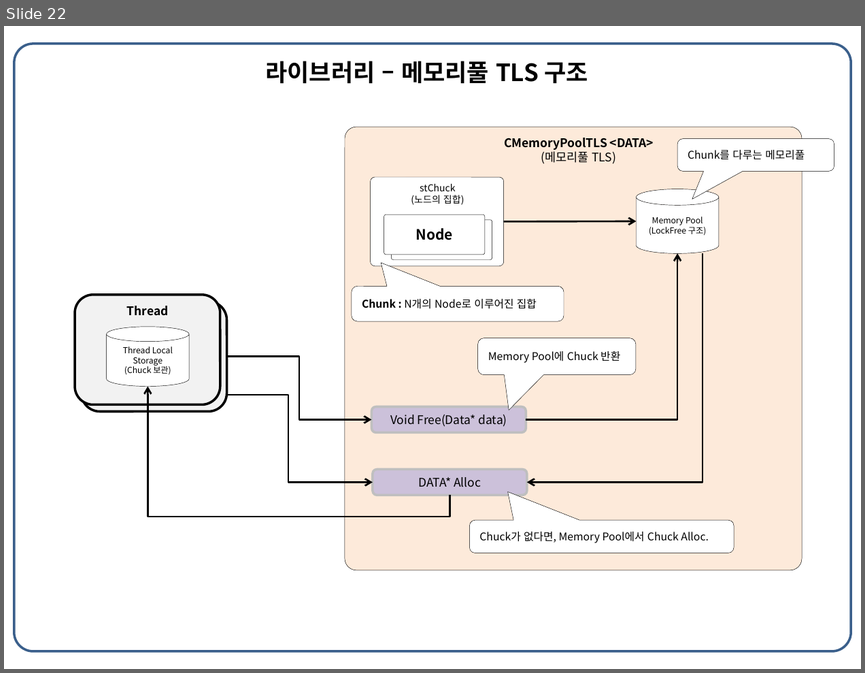
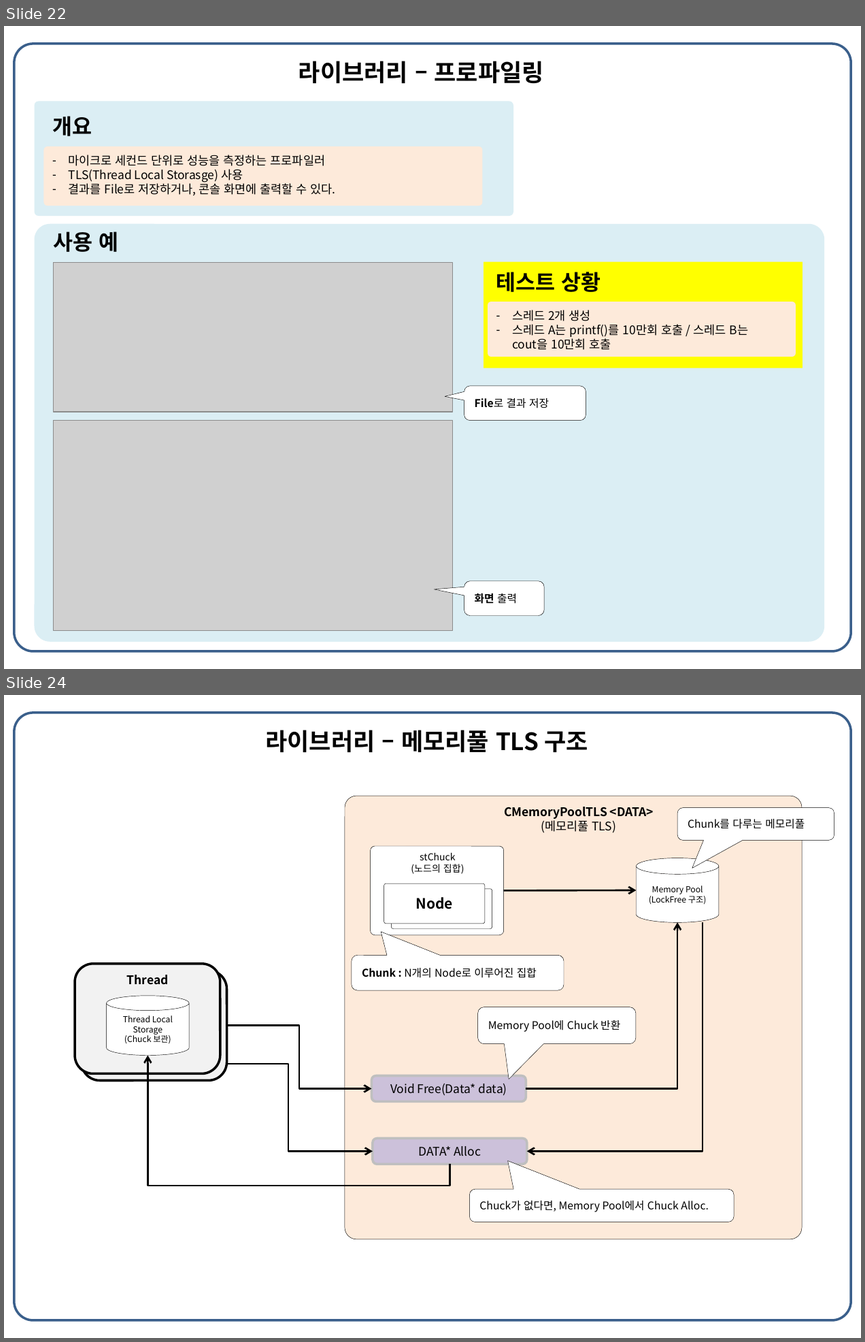
Before and after one commit to Buchen-Apple/MyCode, a slide deck: _포트폴리오/최종/포트폴리오_신버전_송진규.pptx. Shown one above the other, each under a label of ours: slide 22 before the commit, slides 22 and 24 after it; the slides between them are not shown. The pictures are 865x673 and 865x1342 pixels, drawn with LibreOffice and Linux fonts; fonts in the diff are those of the drawing; grey boxes stand for pictures. Boxes give left, top, right and bottom in pixels: in the first picture for what was removed or moved away, otherwise in the second. Text is boxed around its words. In the diff, an @@ line names an element or a change of style, - is before the commit and + after.

```diff
--- a/_포트폴리오/최종/포트폴리오_신버전_송진규.pptx
+++ b/_포트폴리오/최종/포트폴리오_신버전_송진규.pptx
@@ slide 22 added at (4, 26, 861, 669), background #FFFFFF @@
@@ rounded rectangle added at (14, 44, 851, 652), outline #3A5F8C 2 pt @@
@@ text added at (298, 61, 544, 83), 20 pt, text #000000, bold @@
+라이브러리 – 프로파일링
@@ rounded rectangle added at (34, 101, 513, 216), fill #DBEEF4 @@
@@ text added at (52, 116, 335, 195), 10 pt, text #000000 @@
+개요
+– 마이크로 세컨드 단위로 성능을 측정하는 프로파일러
+– TLS(Thread Local Storasge) 사용
+– 결과를 File로 저장하거나, 콘솔 화면에 출력할 수 있다.
@@ rounded rectangle added at (43, 147, 482, 206), fill #FDEADA @@
@@ rounded rectangle added at (34, 224, 824, 641), fill #DBEEF4 @@
@@ text added at (53, 231, 118, 252), 18 pt, text #000000, bold @@
+사용 예
@@ picture added at (54, 263, 453, 412) @@
@@ rectangle added at (484, 261, 802, 368), fill #FFFF00 @@
@@ text added at (496, 271, 749, 350), 10 pt, text #000000 @@
+테스트 상황
+– 스레드 2개 생성
+– 스레드 A는 printf()를 10만회 호출 / 스레드 B는 cout을 10만회 호출
@@ rounded rectangle added at (487, 302, 795, 356), fill #FDEADA @@
@@ rounded speech box added at (464, 386, 586, 420), fill #FFFFFF, outline #000000 0.25 pt, 9 pt, text #000000 @@
+File로 결과 저장
@@ picture added at (54, 420, 453, 630) @@
@@ rounded speech box added at (464, 580, 544, 615), fill #FFFFFF, outline #000000 0.25 pt, 9 pt, text #000000, bold @@
+화면 출력
@@ what was slide 22 is now slide 24 @@
```
Also in this commit, not shown: 10 slides changed, 2 other slides added, 1 slide removed, 30 other files.
